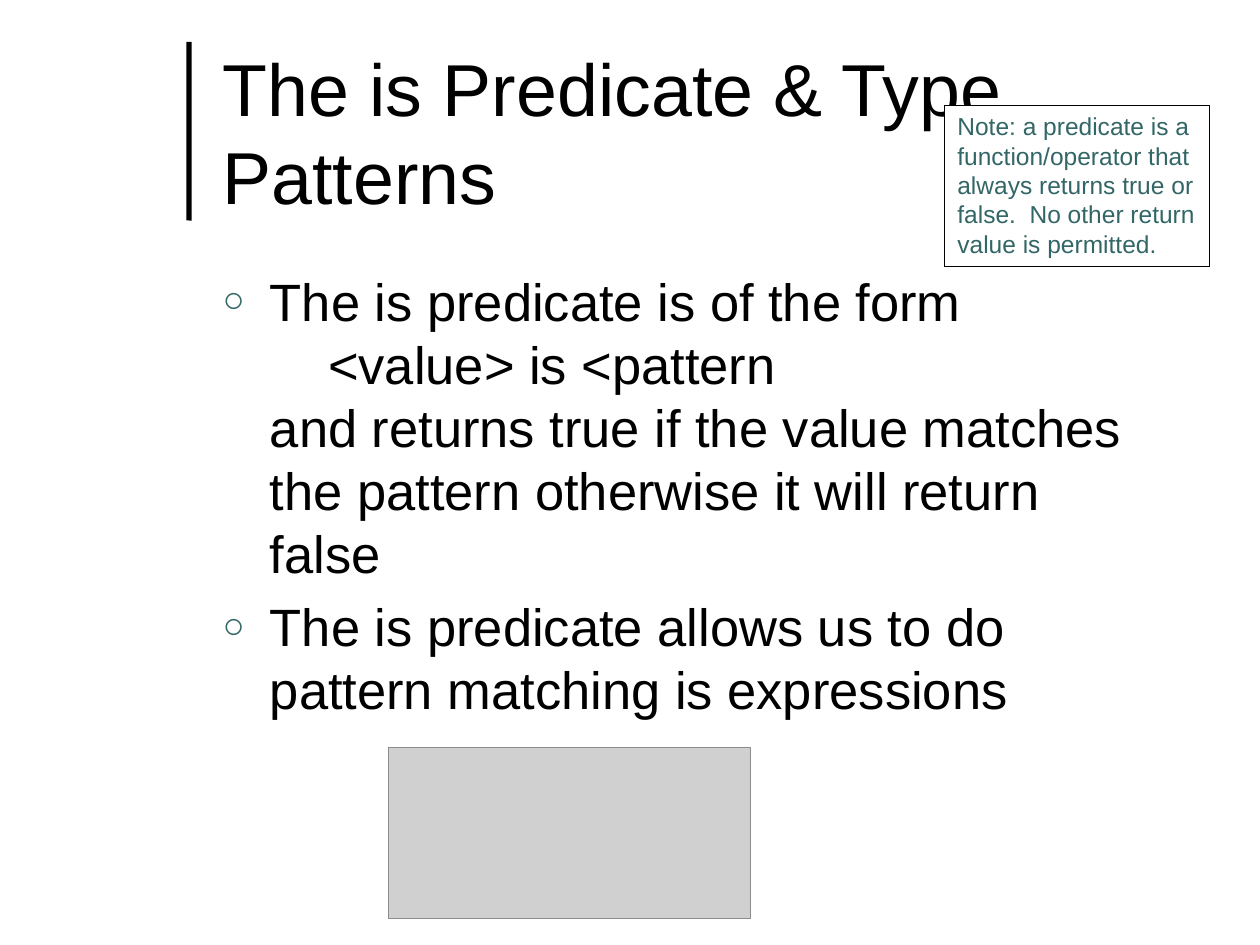
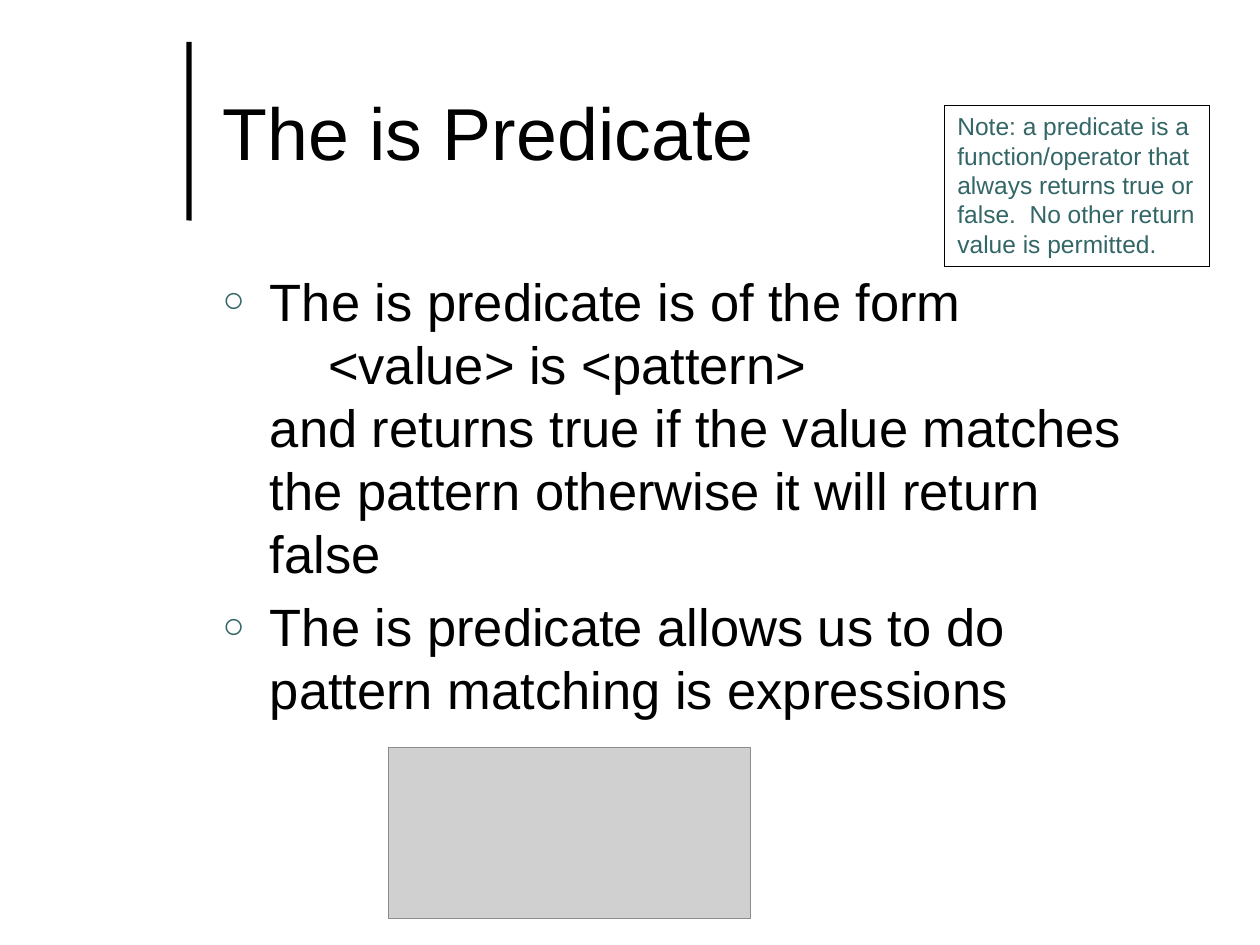
Before and after one commit to lutzhamel/CSC493, a slide deck: slide 18 of notes/csc493-ln004.pptx (slide 13 before the commit). Drawn at 1260x945 pixels with LibreOffice and Linux fonts; fonts in the diff are those of the drawing; grey boxes stand for pictures; background and template pictures are left out. Boxes give left, top, right and bottom in pixels: in the first picture for what was removed or moved away, otherwise in the second. Text is boxed around its words. In the diff, an @@ line names an element or a change of style, - is before the commit and + after.

```diff
--- a/notes/csc493-ln004.pptx
+++ b/notes/csc493-ln004.pptx
@@ title at (223,106,753,161): text changed @@
-The is Predicate & Type Patterns
+The is Predicate
@@ text at (270,283,1121,574): text changed @@
-○ The is predicate is of the form
-  <value> is <pattern
-  and returns true if the value matches the pattern otherwise it will return false
+○ The is predicate is of the form
+  <value> is <pattern>
+  and returns true if the value matches the pattern otherwise it will return false
```
Also in this commit, not shown: 6 other slides changed, 5 slides added, 12 other files.
